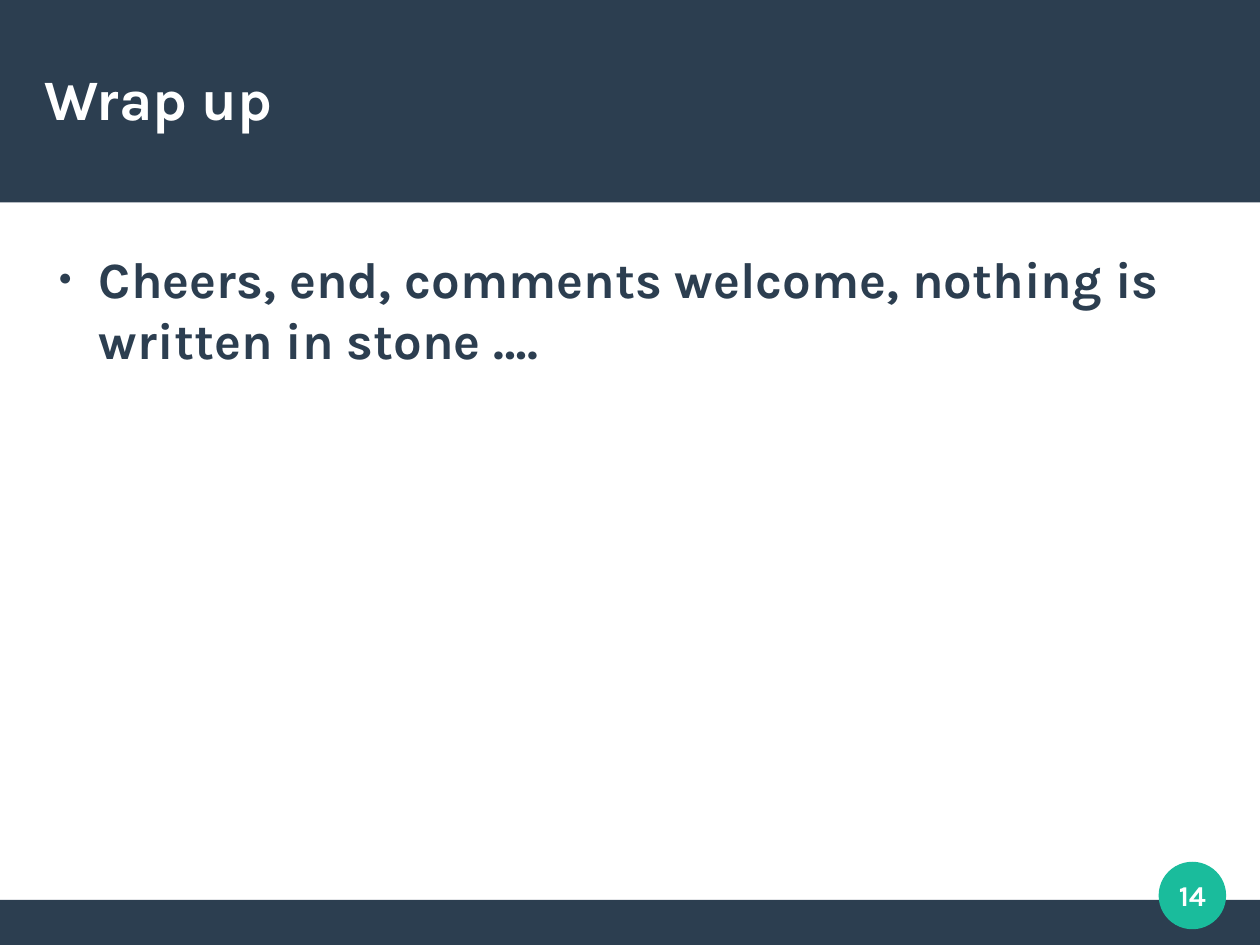
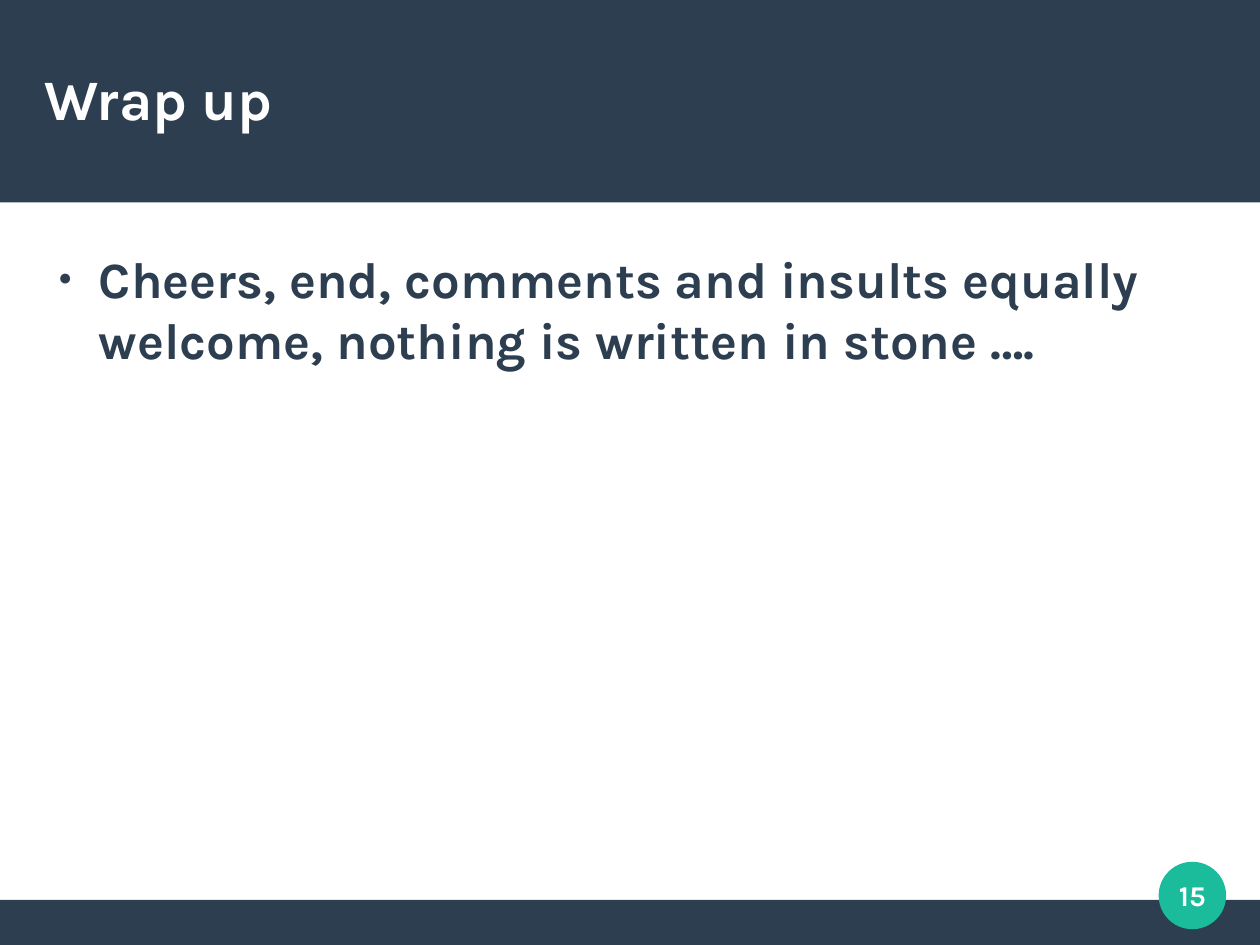
Before and after one commit to sjones-hep-ph-liv-ac-uk/json_info_system, a slide deck: slide 15 of v1.5/slides/json_info_system.odp (slide 14 before the commit). Drawn at 1260x945 pixels with LibreOffice and Linux fonts; fonts in the diff are those of the drawing. Boxes give left, top, right and bottom in pixels: in the first picture for what was removed or moved away, otherwise in the second. Text is boxed around its words. In the diff, an @@ line names an element or a change of style, - is before the commit and + after.

```diff
--- a/v1.5/slides/json_info_system.odp
+++ b/v1.5/slides/json_info_system.odp
@@ text at [99,262,1138,371]: text changed @@
-● Cheers, end, comments welcome, nothing is written in stone ….
+● Cheers, end, comments and insults equally welcome, nothing is written in stone ….
@@ page number at [1179,887,1206,907]: text changed @@
-14
+15
```
Also in this commit, not shown: 11 other slides changed, 1 slide added, 1 other file.
